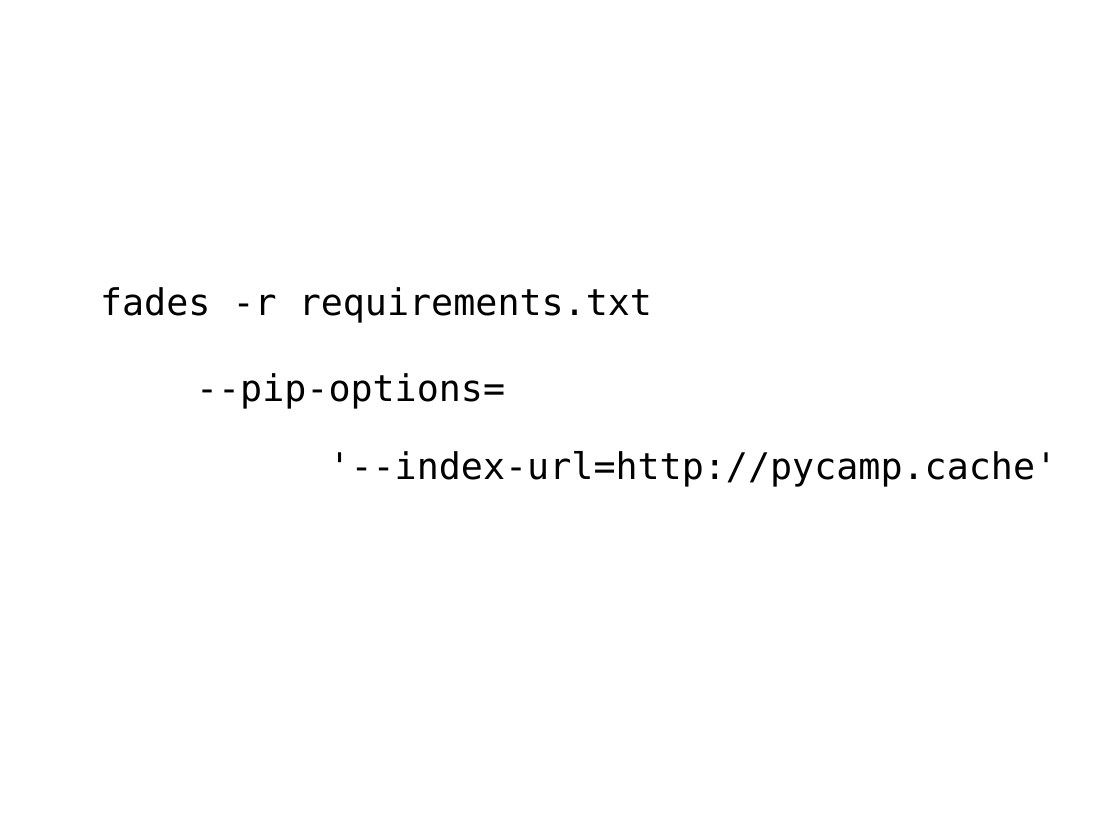
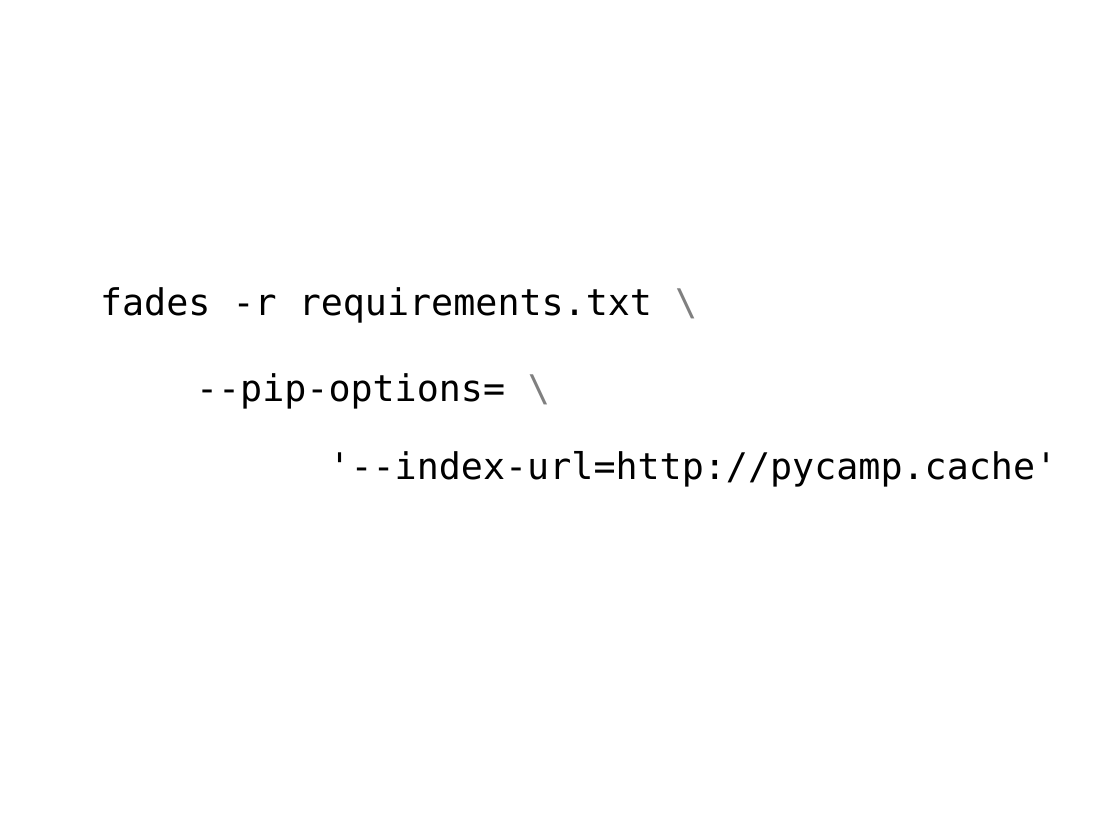
Before and after one commit to PyAr/fades, a slide deck: slide 18 of resources/slides_LT.odp. Drawn at 1120x840 pixels with LibreOffice and Linux fonts; fonts in the diff are those of the drawing. Boxes give left, top, right and bottom in pixels: in the first picture for what was removed or moved away, otherwise in the second. Text is boxed around its words. In the diff, an @@ line names an element or a change of style, - is before the commit and + after.

```diff
--- a/resources/slides_LT.odp
+++ b/resources/slides_LT.odp
@@ text at (100, 287, 652, 409): text changed @@
-fades -r requirements.txt
-    --pip-options=
+fades -r requirements.txt \
+    --pip-options= \
```
Also in this commit, not shown: 1 other slide changed.
